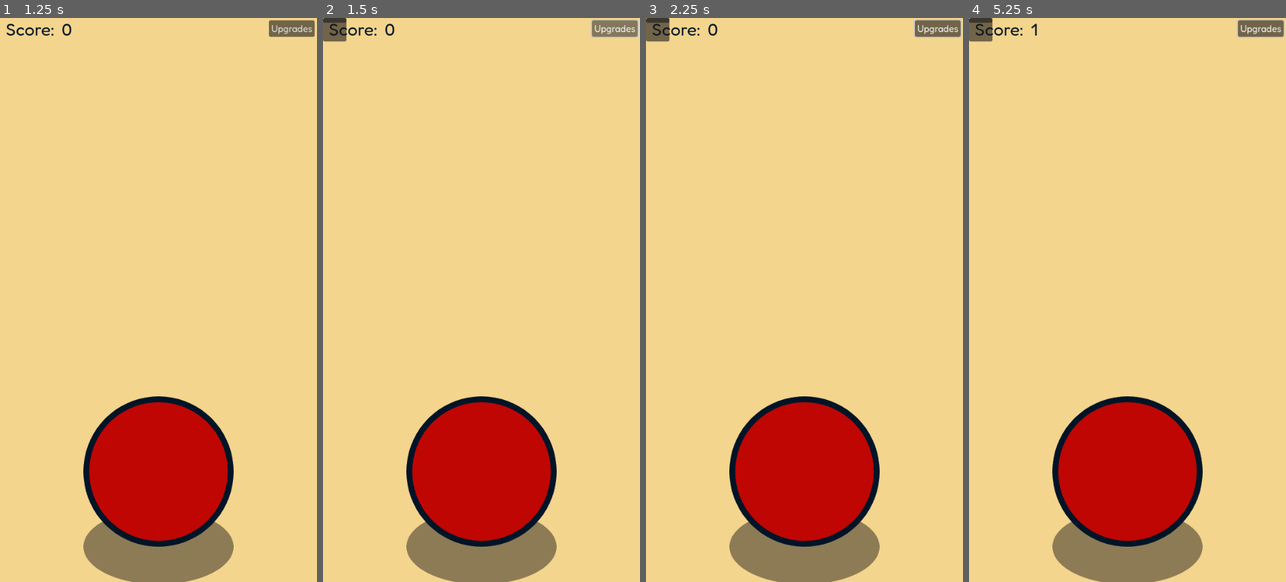
Above: before the commit, frames 1-4 (left to right).
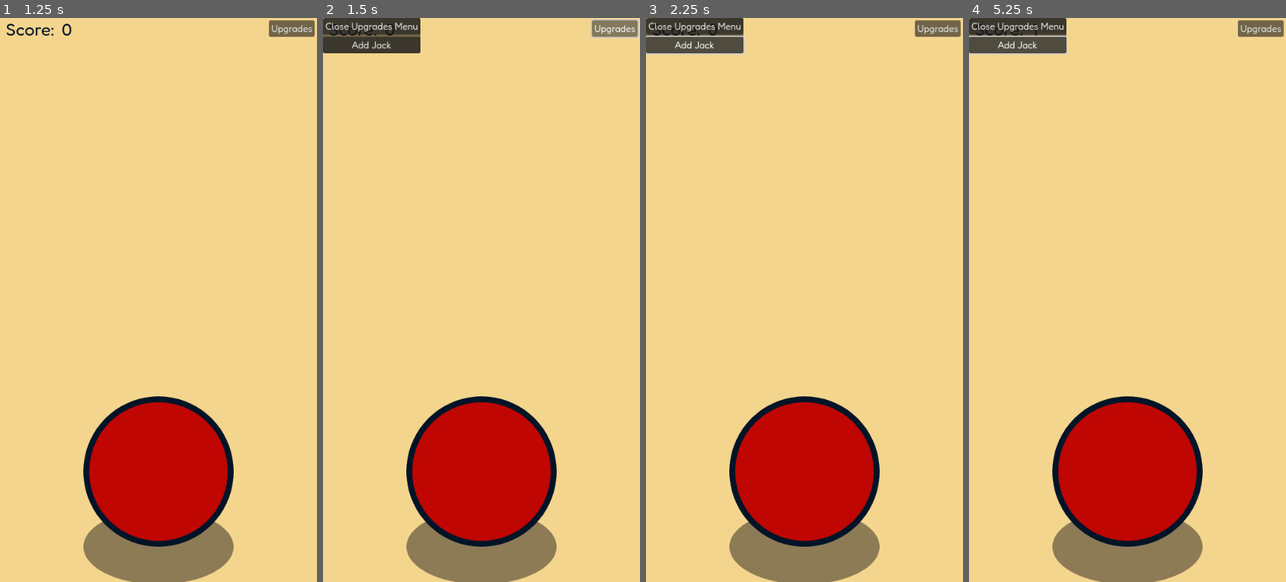
Above: after the commit, the same moments.

Repository: casellner/Idle-Jacks
Game: Godot game, scene res://game.tscn
Same seed, same stepped clock (60 frames per second), same inputs: the game is played once before the commit and once after it.
Inputs (mouse positions are in pixels of both pictures, inside the frame that each line leads up to):
- Up to frame 1 (1.25 s): click (158, 198) at 0.5 s
- Up to frame 2 (1.5 s): click "Upgrades" at 1.25 s
- Up to frame 3 (2.25 s): click (693, 46) at 2 s, where only the run after the commit has a clickable "Add Jack"
- Up to frame 4 (5.25 s): click (1127, 469) at 2.75 s; click (1184, 294) at 3.5 s; click "Upgrades" at 4.25 s; click (1016, 46) at 5 s, where only the run after the commit has a clickable "Add Jack"

Frame 1 is identical in both runs. In frame 2, 1.8% of the frame differs, in the area x 0-31%, y 0-7%; in frame 3, 1.9%; in frame 4, 1.9%, in the area x 0-100%, y 0-7%.

Commit message:
add button and button text to upgrades menu

Diff:
--- a/Godot/game.tscn
+++ b/Godot/game.tscn
@@ -68,5 +68,6 @@
 text = "Upgrades"
 
 [connection signal="ball_clicked" from="Ball" to="." method="_on_ball_ball_clicked"]
+[connection signal="add_jack" from="Upgrades Menu" to="." method="_on_upgrades_menu_add_jack"]
 [connection signal="upgrades_menu_close" from="Upgrades Menu" to="." method="_on_upgrades_menu_upgrades_menu_close"]
 [connection signal="pressed" from="UpgradesButton" to="." method="_on_upgrades_button_pressed"]
--- a/Godot/scripts/game.gd
+++ b/Godot/scripts/game.gd
@@ -6,6 +6,8 @@
 var jack_instance
 
 var score = 0 # Number of jacks collected
+
+var num_jacks = 1
 
 # Called when the node enters the scene tree for the first time.
 func _ready() -> void:
@@ -68,6 +70,10 @@
 func _on_upgrades_menu_upgrades_menu_close() -> void:
 	$"Upgrades Menu".hide()
 
+func _on_upgrades_menu_add_jack() -> void:
+	print("Here")
+	num_jacks += 1
+	print(num_jacks)
 
 func _on_upgrades_button_pressed() -> void:
 	$"Upgrades Menu".show()
--- a/Godot/scripts/upgrades_menu.gd
+++ b/Godot/scripts/upgrades_menu.gd
@@ -1,6 +1,7 @@
 extends Control
 
 signal upgrades_menu_close
+signal add_jack
 
 # Called when the node enters the scene tree for the first time.
 func _ready() -> void:
@@ -14,3 +15,8 @@
 
 func _on_close_pressed() -> void:
 	emit_signal("upgrades_menu_close")
+
+
+func _on_add_jack_pressed() -> void:
+	emit_signal("add_jack")
+	print("in jack_pressed function")
--- a/Godot/upgrades_menu.tscn
+++ b/Godot/upgrades_menu.tscn
@@ -21,5 +21,11 @@
 
 [node name="Close" type="Button" parent="PanelContainer/VBoxContainer"]
 layout_mode = 2
+text = "Close Upgrades Menu"
+
+[node name="Add Jack" type="Button" parent="PanelContainer/VBoxContainer"]
+layout_mode = 2
+text = "Add Jack"
 
 [connection signal="pressed" from="PanelContainer/VBoxContainer/Close" to="." method="_on_close_pressed"]
+[connection signal="pressed" from="PanelContainer/VBoxContainer/Add Jack" to="." method="_on_add_jack_pressed"]
